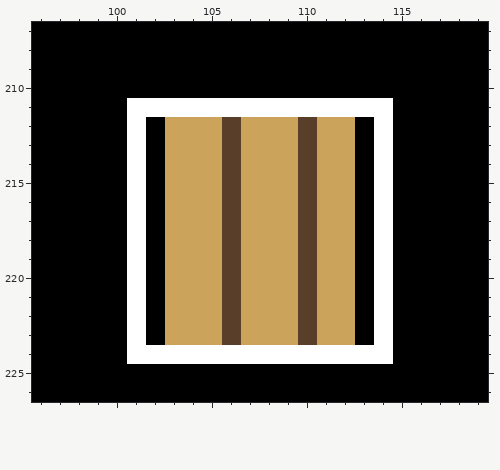
Two versions of one pixel-art file, experimental/art/sprites.aseprite. Above: the version before the commit.
204x294 pixels, 1 frame. Colours within 5 levels of each other are drawn and written as one. Shown: x 96..119, y 207..226. The commit also changed other parts of the picture, which this record leaves out.
After the commit:
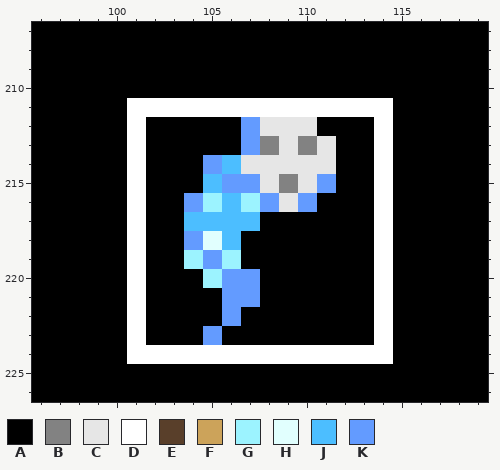
Palette (. is transparent): A #000000  B #828282  C #e6e6e6  D #ffffff  E #593f2a  F #cca35a  G #9cf3ff  H #e1fffe  J #4cbeff  K #639bff
Changes in this commit:
Layer "SPRITE":
y 212: x 103..112 FFFEFFFEFF -> AAAAKCCCAA
y 213: x 103..112 FFFEFFFEFF -> AAAAKBCBCA
y 214: x 103..112 FFFEFFFEFF -> AAKJCCCCCA
y 215: x 103..112 FFFEFFFEFF -> AAJKKCBCKA
y 216: x 103..112 FFFEFFFEFF -> AKGJGKCKAA
y 217: x 103..112 FFFEFFFEFF -> AJJJJAAAAA
y 218: x 103..112 FFFEFFFEFF -> AKHJAAAAAA
y 219: x 103..112 FFFEFFFEFF -> AGKGAAAAAA
y 220: x 103..112 FFFEFFFEFF -> AAGKKAAAAA
y 221: x 103..112 FFFEFFFEFF -> AAAKKAAAAA
y 222: x 103..112 FFFEFFFEFF -> AAAKAAAAAA
y 223: x 103..112 FFFEFFFEFF -> AAKAAAAAAA
Changed places in both pictures, as pixel boxes (x1, y1, x2, y2):
changed: (165, 117, 355, 345)
